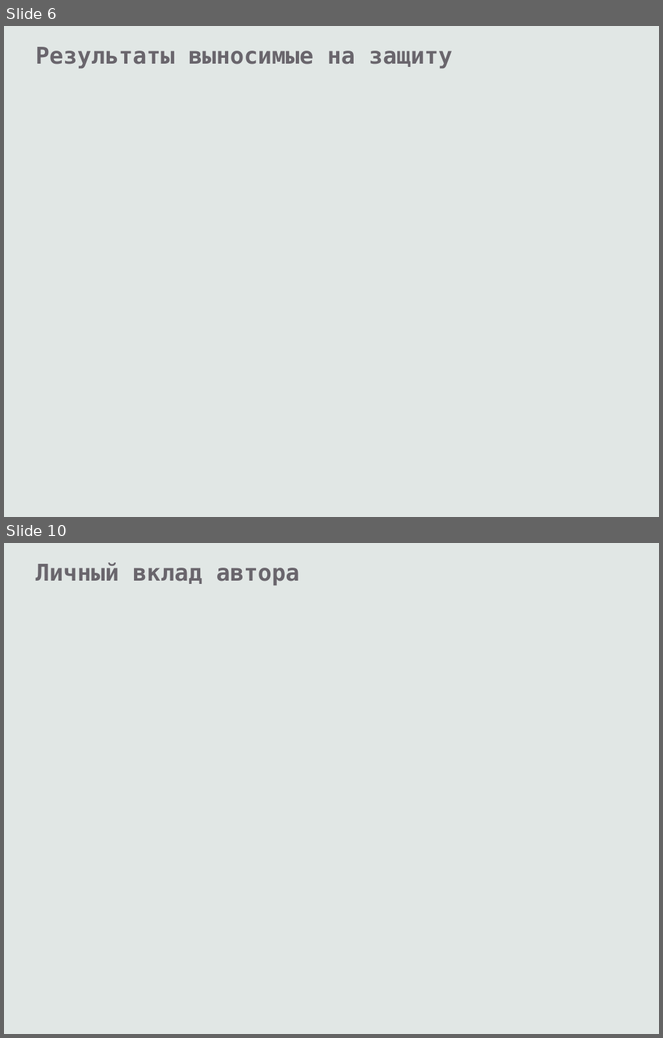
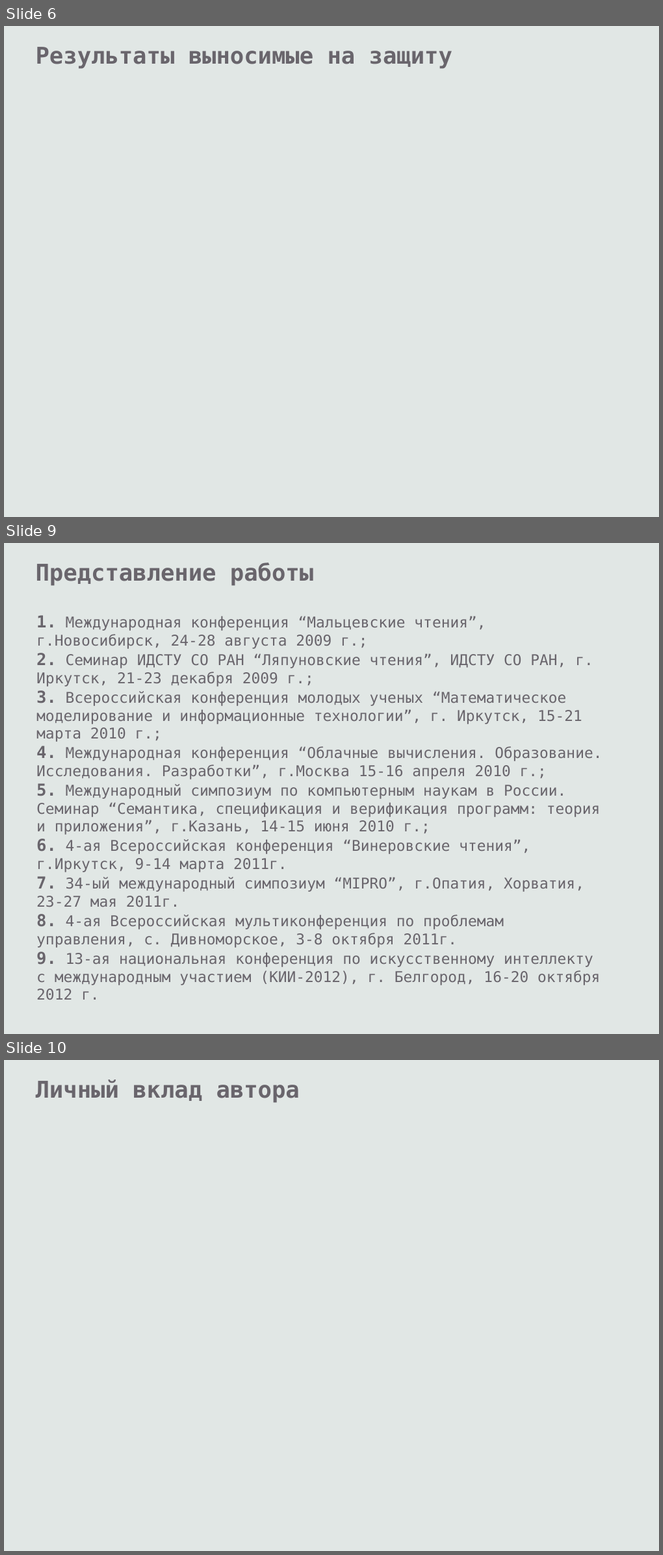
Before and after one commit to eugeneai/prisnif, a slide deck: brick/pres/pacman.odp. Shown one above the other, each under a label of ours: slides 6 and 10 before the commit, slides 6, 9 and 10 after it; the slides between them are not shown. The pictures are 663x1038 and 663x1555 pixels, drawn with LibreOffice and Linux fonts; fonts in the diff are those of the drawing. Boxes give left, top, right and bottom in pixels: in the first picture for what was removed or moved away, otherwise in the second. Text is boxed around its words. In the diff, an @@ line names an element or a change of style, - is before the commit and + after.

```diff
--- a/brick/pres/pacman.odp
+++ b/brick/pres/pacman.odp
@@ slide 9 added at (4,543,659,1034), background #E1E7E5 @@
@@ text added at (36,563,313,585), 28 pt, text #69656C, bold @@
+Представление работы
@@ text added at (36,615,602,1000), 18 pt, text #69656C @@
+1. Международная конференция “Мальцевские чтения”, г.Новосибирск, 24-28 августа 2009 г.;
+2. Семинар ИДСТУ СО РАН “Ляпуновские чтения”, ИДСТУ СО РАН, г. Иркутск, 21-23 декабря 2009 г.;
+3. Всероссийская конференция молодых ученых “Математическое моделирование и информационные технологии”, г. Иркутск, 15-21 марта 2010 г.;
+4. Международная конференция “Облачные вычисления. Образование. Исследования. Разработки”, г.Москва 15-16 апреля 2010 г.;
+5. Международный симпозиум по компьютерным наукам в России. Семинар “Семантика, спецификация и верификация программ: теория и приложения”, г.Казань, 14-15 июня 2010 г.;
+6. 4-ая Всероссийская конференция “Винеровские чтения”, г.Иркутск, 9-14 марта 2011г.
+7. 34-ый международный симпозиум “MIPRO”, г.Опатия, Хорватия, 23-27 мая 2011г.
+8. 4-ая Всероссийская мультиконференция по проблемам управления, с. Дивноморское, 3-8 октября 2011г.
+9. 13-ая национальная конференция по искусственному интеллекту с международным участием (КИИ-2012), г. Белгород, 16-20 октября 2012 г.
```
Also in this commit, not shown: 1 slide changed, 4 other slides added, 5 slides removed, 2 other files.
